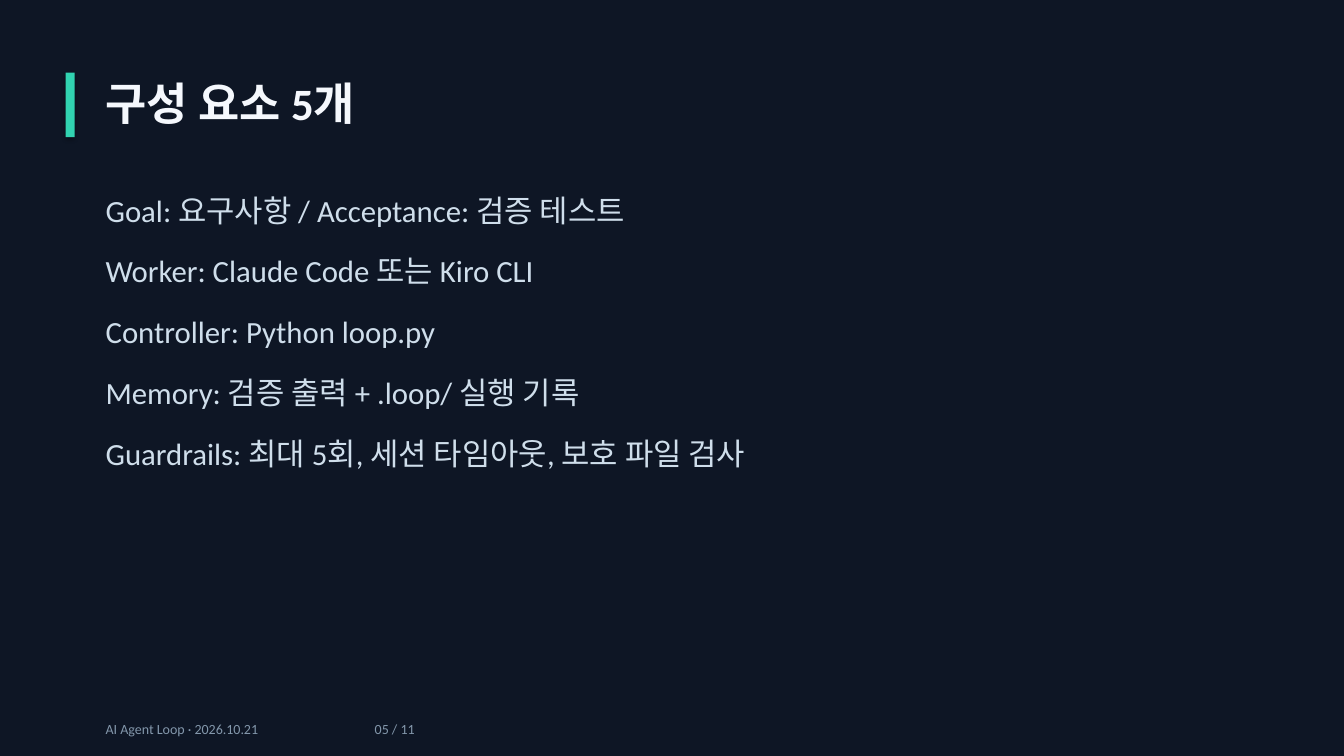
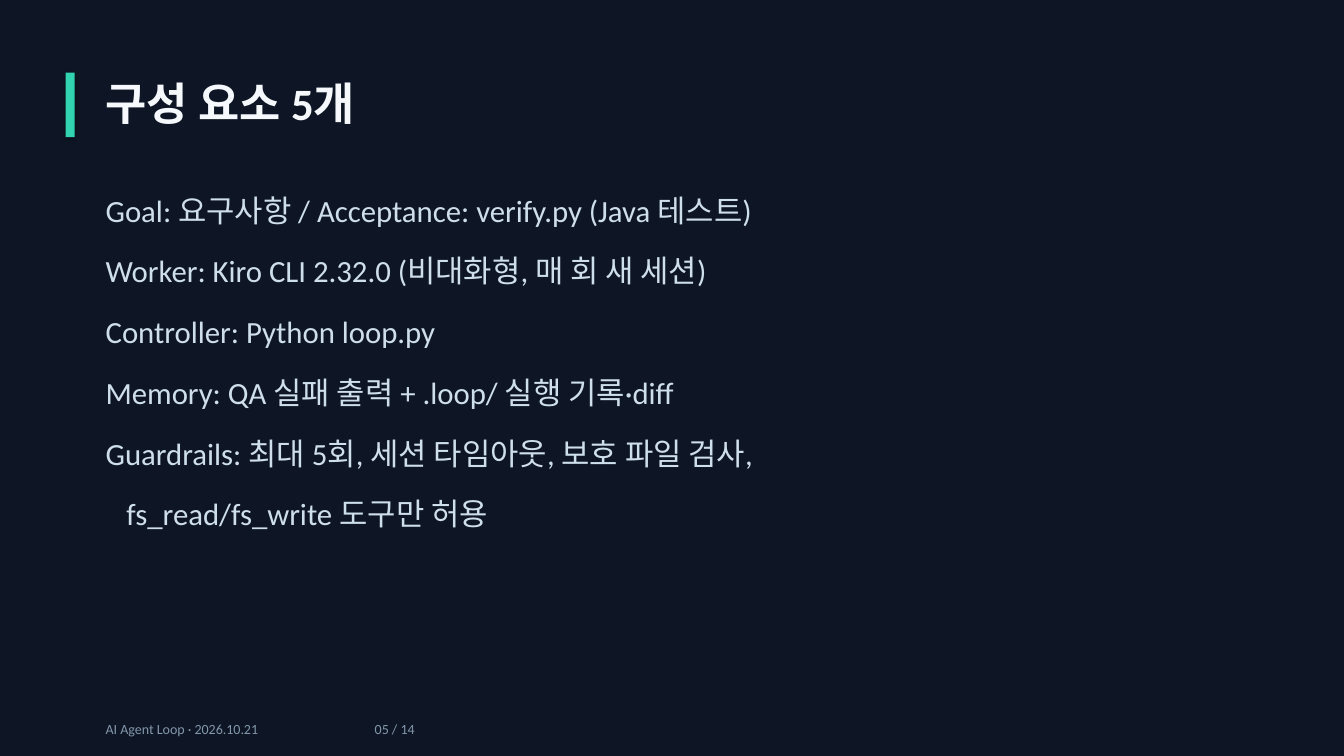
Before and after one commit to jaewon-i/kiro-agent-loop-demo, a slide deck: slide 5 of docs/AI_Agent_Loop.pptx. Drawn at 1344x756 pixels with LibreOffice and Linux fonts; fonts in the diff are those of the drawing. Boxes give left, top, right and bottom in pixels: in the first picture for what was removed or moved away, otherwise in the second. Text is boxed around its words. In the diff, an @@ line names an element or a change of style, - is before the commit and + after.

Commit message:
Reflect verified Kiro CLI runs in presentation deck

```diff
--- a/docs/AI_Agent_Loop.pptx
+++ b/docs/AI_Agent_Loop.pptx
@@ text at [106, 196, 752, 286]: text changed @@
-Goal: 요구사항 / Acceptance: 검증 테스트
-Worker: Claude Code 또는 Kiro CLI
+Goal: 요구사항 / Acceptance: verify.py (Java 테스트)
+Worker: Kiro CLI 2.32.0 (비대화형, 매 회 새 세션)
@@ text at [106, 378, 753, 529]: text changed @@
-Memory: 검증 출력 + .loop/ 실행 기록
-Guardrails: 최대 5회, 세션 타임아웃, 보호 파일 검사
+Memory: QA 실패 출력 + .loop/ 실행 기록·diff
+Guardrails: 최대 5회, 세션 타임아웃, 보호 파일 검사,
+fs_read/fs_write 도구만 허용
@@ text at [106, 724, 415, 737]: text changed @@
-AI Agent Loop · 2026.10.21 05 / 11
+AI Agent Loop · 2026.10.21 05 / 14
```
Also in this commit, not shown: 10 other slides changed, 3 slides added.
